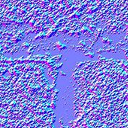
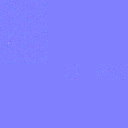
Layered file, before and after one edit (128×128). Changes by layer:
removed layer "Pasted Layer" from group "Normalmap" over [0, 0, 128, 128]
painted on "Normal-Z" over [0, 0, 128, 80]
painted on "Normal-X" over [0, 0, 128, 80]
